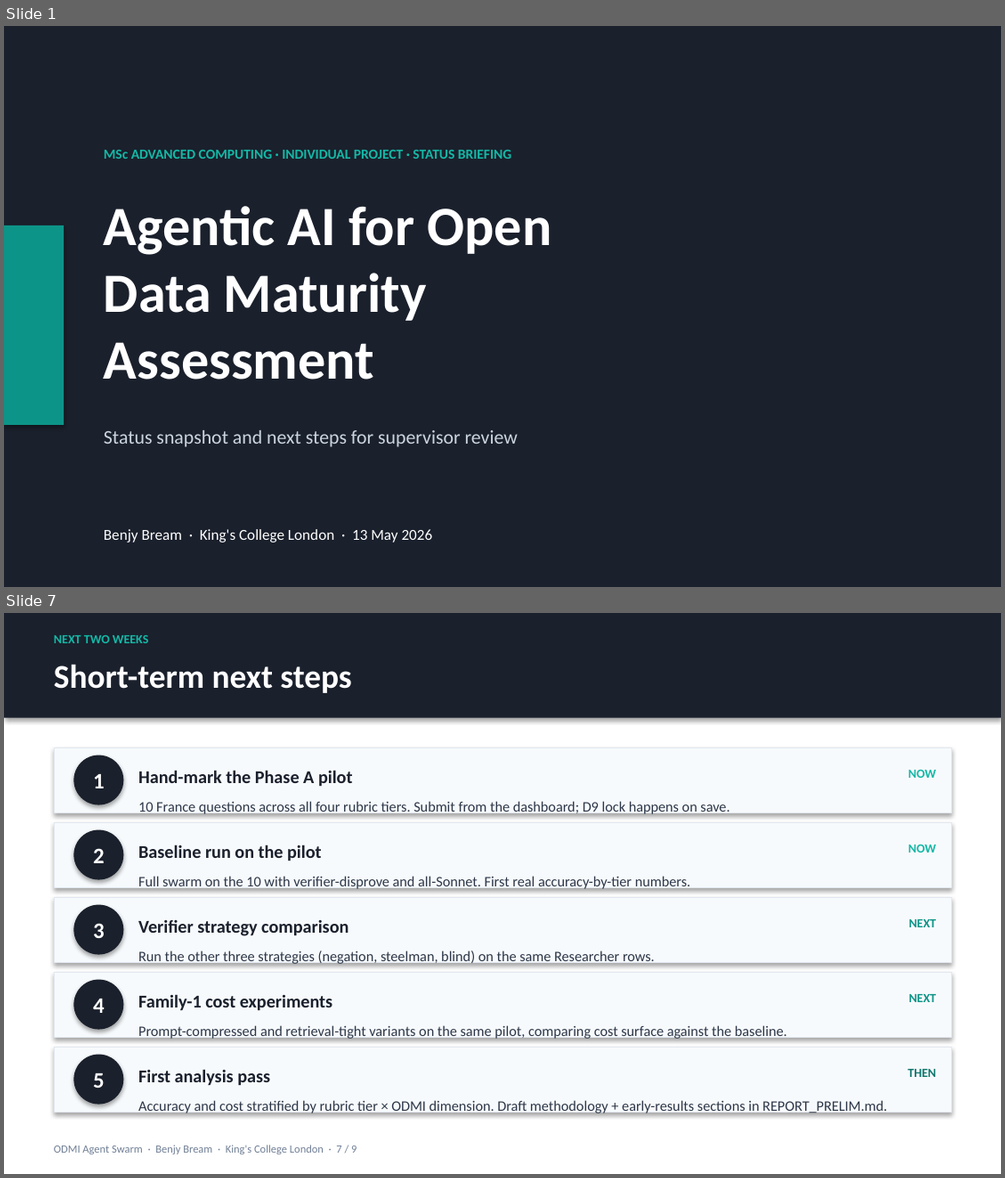
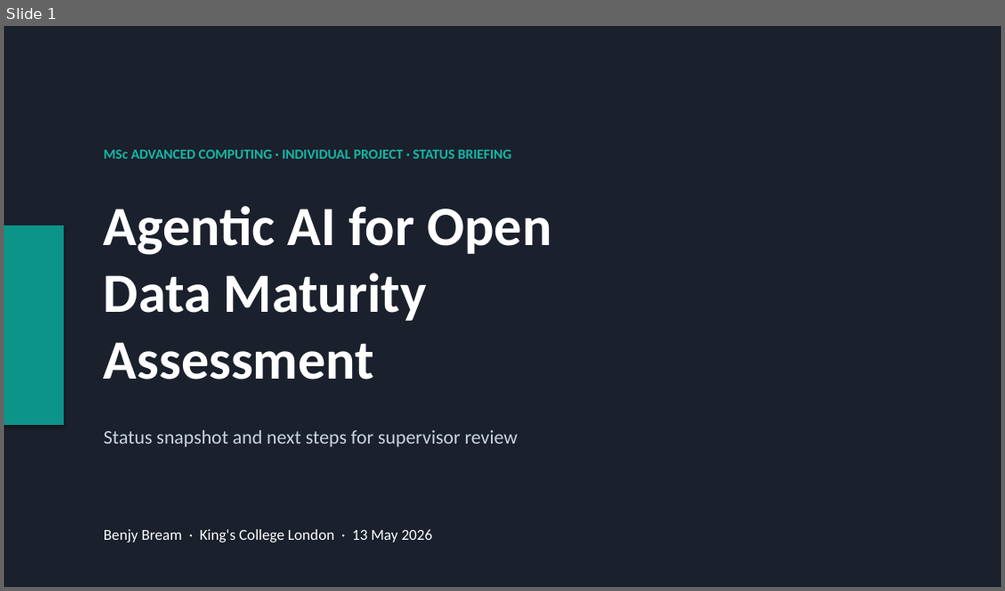
Before and after one commit to benjyb1/odmi-agent-swarm, a slide deck: docs/PROGRESS_SLIDES_2026-05-13.pptx. Shown one above the other, each under a label of ours: slides 1 and 7 before the commit, slide 1 after it; the slides between them are not shown. The pictures are 1005x1178 and 1005x591 pixels, drawn with LibreOffice and Linux fonts; fonts in the diff are those of the drawing. Boxes give left, top, right and bottom in pixels: in the first picture for what was removed or moved away, otherwise in the second. Text is boxed around its words. In the diff, an @@ line names an element or a change of style, - is before the commit and + after.

```diff
--- a/docs/PROGRESS_SLIDES_2026-05-13.pptx
+++ b/docs/PROGRESS_SLIDES_2026-05-13.pptx
@@ slide 7 removed at <box>4,613,1001,1174</box>, background #FFFFFF @@
@@ rectangle removed at <box>4,613,1001,718</box> @@
@@ text removed at <box>54,635,149,643</box> @@
-NEXT TWO WEEKS
@@ text removed at <box>54,664,351,693</box> @@
-Short-term next steps
@@ rectangle removed at <box>54,747,951,812</box> @@
@@ ellipse removed at <box>73,755,123,805</box> @@
-1
@@ text removed at <box>138,770,353,786</box> @@
-Hand-mark the Phase A pilot
@@ text removed at <box>908,770,936,778</box> @@
-NOW
@@ rectangle removed at <box>54,822,951,887</box> @@
@@ text removed at <box>138,801,729,816</box> @@
-10 France questions across all four rubric tiers. Submit from the dashboard; D9 lock happens on save.
@@ ellipse removed at <box>73,829,123,879</box> @@
-2
@@ text removed at <box>138,844,322,860</box> @@
-Baseline run on the pilot
@@ text removed at <box>908,844,936,852</box> @@
-NOW
@@ text removed at <box>138,876,690,891</box> @@
-Full swarm on the 10 with verifier-disprove and all-Sonnet. First real accuracy-by-tier numbers.
@@ rectangle removed at <box>54,897,951,962</box> @@
@@ ellipse removed at <box>73,904,123,954</box> @@
-3
@@ text removed at <box>138,920,348,936</box> @@
-Verifier strategy comparison
@@ text removed at <box>909,919,937,927</box> @@
-NEXT
@@ text removed at <box>138,950,655,965</box> @@
-Run the other three strategies (negation, steelman, blind) on the same Researcher rows.
@@ rectangle removed at <box>54,972,951,1037</box> @@
@@ ellipse removed at <box>73,979,123,1029</box> @@
-4
@@ text removed at <box>138,994,332,1010</box> @@
-Family-1 cost experiments
@@ text removed at <box>909,994,937,1002</box> @@
-NEXT
@@ text removed at <box>138,1025,787,1040</box> @@
-Prompt-compressed and retrieval-tight variants on the same pilot, comparing cost surface against the baseline.
@@ rectangle removed at <box>54,1046,951,1111</box> @@
@@ ellipse removed at <box>73,1054,123,1103</box> @@
-5
@@ text removed at <box>138,1069,270,1085</box> @@
-First analysis pass
@@ text removed at <box>907,1069,936,1077</box> @@
-THEN
@@ text removed at <box>138,1100,887,1115</box> @@
-Accuracy and cost stratified by rubric tier × ODMI dimension. Draft methodology + early-results sections in REPORT_PRELIM.md.
@@ text removed at <box>54,1144,356,1154</box> @@
-ODMI Agent Swarm · Benjy Bream · King's College London · 7 / 9
```
Also in this commit, not shown: 3 slides changed, 2 slides added, 4 other slides removed, 1 other file.
